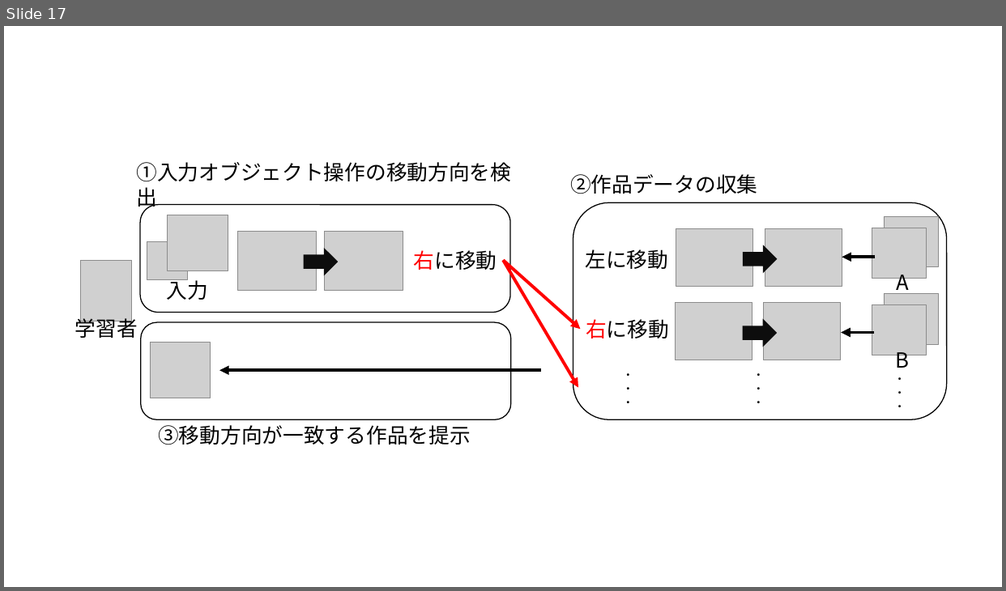
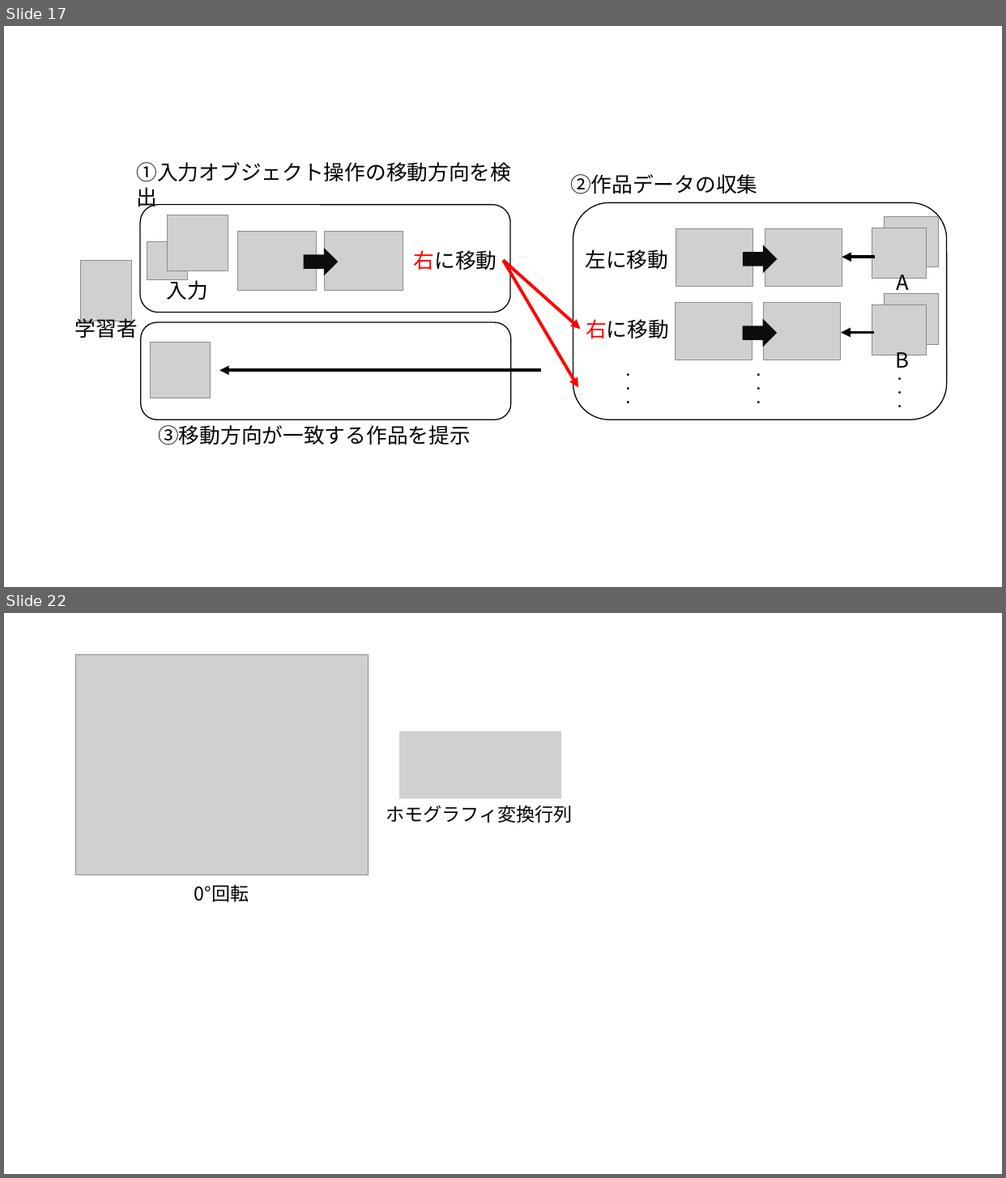
Before and after one commit to fukuchiyuki1225/Research, a slide deck: Slide/研究メモ.pptx. Shown one above the other, each under a label of ours: slide 17 before the commit, slides 17 and 22 after it; the slides between them are not shown. The pictures are 1006x591 and 1006x1178 pixels, drawn with LibreOffice and Linux fonts; fonts in the diff are those of the drawing; grey boxes stand for pictures. Boxes give left, top, right and bottom in pixels: in the first picture for what was removed or moved away, otherwise in the second. Text is boxed around its words. In the diff, an @@ line names an element or a change of style, - is before the commit and + after.

Commit message:
研究メモを更新（ホモグラフィ変換行列について）

```diff
--- a/Slide/研究メモ.pptx
+++ b/Slide/研究メモ.pptx
@@ slide 22 added at <box>4,613,1002,1174</box>, background #FFFFFF @@
@@ picture added at <box>76,655,368,875</box> @@
@@ picture added at <box>399,731,562,798</box> @@
@@ text added at <box>386,805,573,823</box>, 18 pt, text #000000 @@
+ホモグラフィ変換行列
@@ text added at <box>194,884,249,902</box>, 18 pt, text #000000 @@
+0°回転
```
Also in this commit, not shown: 4 other slides added.
